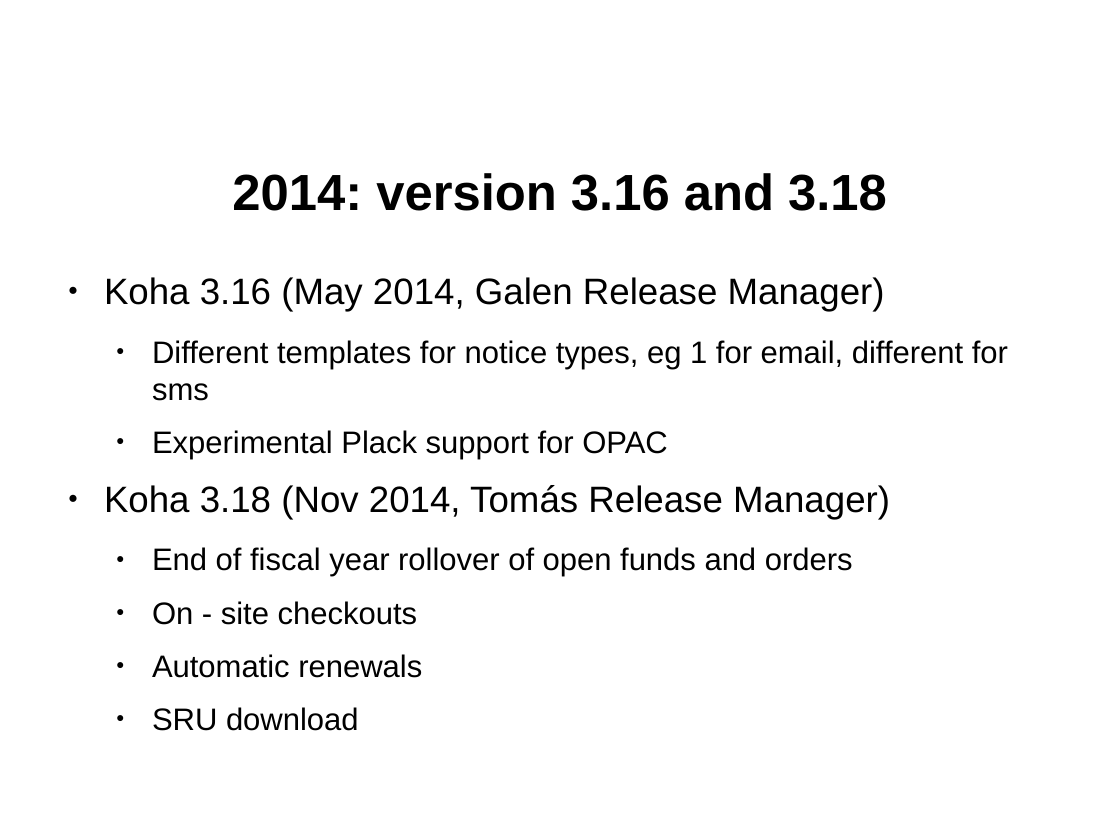
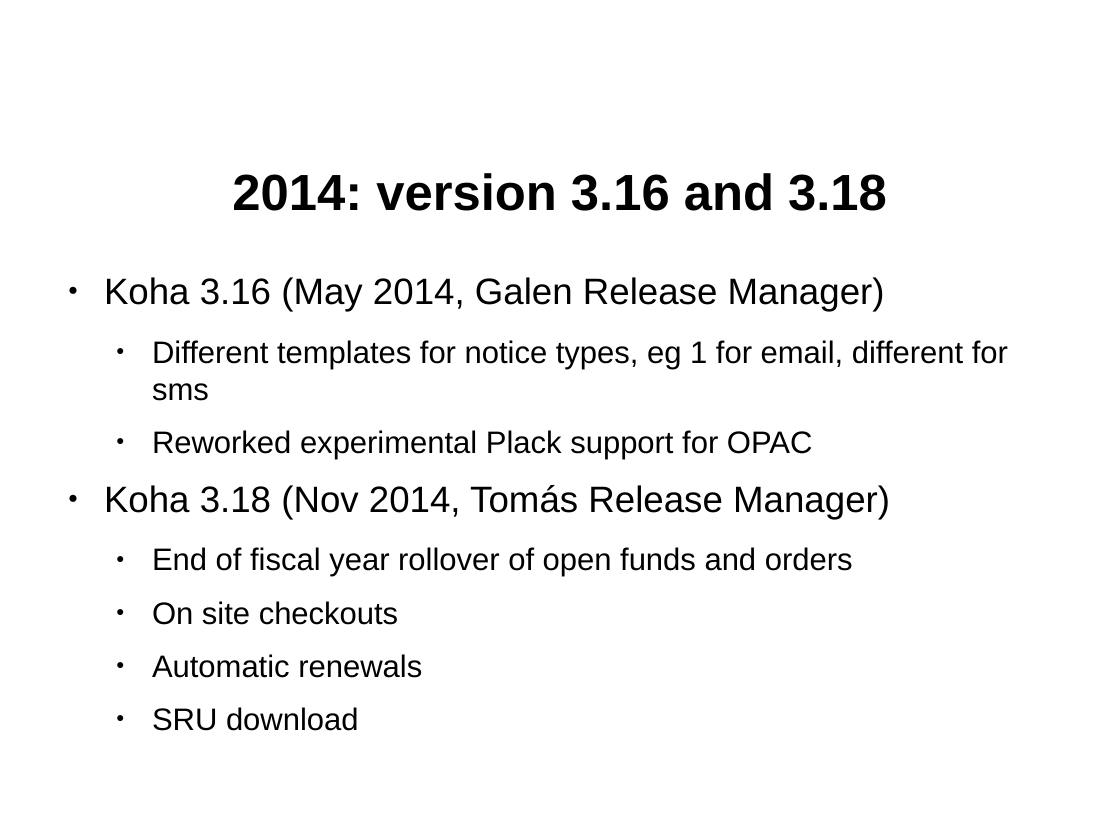
Before and after one commit to ranginui/presentation, a slide deck: slide 24 of kohaconclave/keynote/keynote.odp. Drawn at 1120x840 pixels with LibreOffice and Linux fonts; fonts in the diff are those of the drawing; background and template pictures are left out. Boxes give left, top, right and bottom in pixels: in the first picture for what was removed or moved away, otherwise in the second. Text is boxed around its words. In the diff, an @@ line names an element or a change of style, - is before the commit and + after.

```diff
--- a/kohaconclave/keynote/keynote.odp
+++ b/kohaconclave/keynote/keynote.odp
@@ text at [152,430,813,459]: text changed @@
-  ● Experimental Plack support for OPAC
+  ● Reworked experimental Plack support for OPAC
@@ text at [152,601,398,625]: text changed @@
-  ● On - site checkouts
+  ● On site checkouts
```
Also in this commit, not shown: 15 other slides changed, 1 other file.
